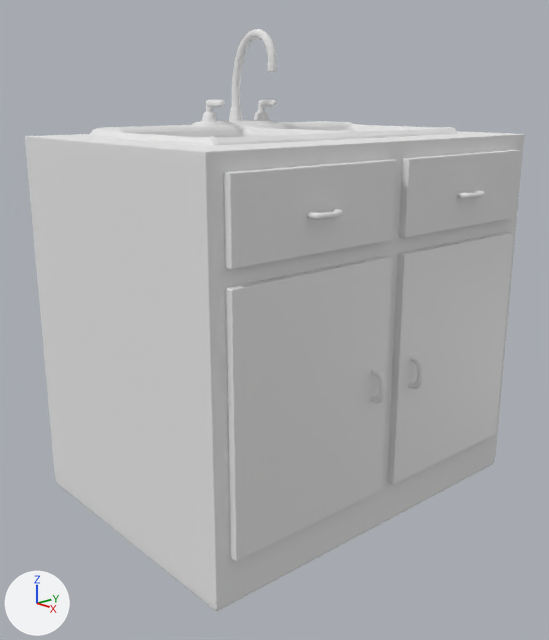
The Blender file Assets/Blend Files/sink.blend as it was, and as the next commit left it.
Camera for both pictures: a 50 mm lens placed at (3.95, -3.54, 3.64), pointed at (0.08, -0.14, 2.14). Every picture has the same lights, and +X, +Y and +Z are marked at lower left.
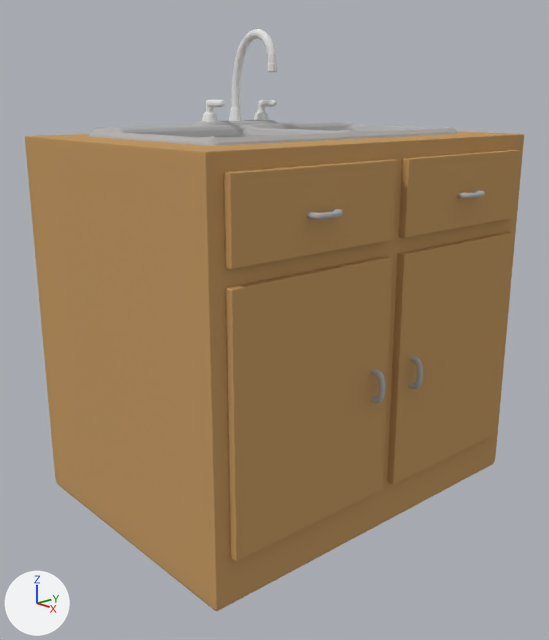
Boxes (x1, y1, x2, y2) around the edits, measured in the pictures (549 x 640 px):
'Cube', recoloured
    both: (25, 131, 524, 611)
'Cube.001', recoloured
    both: (225, 256, 392, 561)
'Cube.002', recoloured
    both: (387, 232, 514, 484)
'Cube.003', recoloured (white to grey)
    both: (88, 120, 458, 146)

Edits to the bpy script that builds the scene:
```text
Add mat_bodymat:
    mat_bodymat = diffuse_material('bodyMat')
    mat_bodymat.base_color = (0.549, 0.324, 0.132)  # orange #c49a66
Add mat_sinkmat:
    mat_sinkmat = diffuse_material('sinkMat')
    mat_sinkmat.base_color = (0.448, 0.448, 0.448)  # grey #b3b3b3
Change me_cube_005:
    where me_cube_005.from_pydata(...)  # 464 vertices, 462 faces; spans x -0.9..0.9, y -1.46..1.46, z 0.25..1.08
    add me_cube_005.materials.append(mat_sinkmat)  # grey #b3b3b3
Change me_cube_002:
    where me_cube_002.from_pydata(...)  # 218 vertices, 216 faces; spans x -1.0..-0.5, y -1.0..11.0, z -14.3..1.0
    add me_cube_002.materials.append(mat_bodymat)  # orange #c49a66
Change me_cube:
    where me_cube.from_pydata(...)  # 1696 vertices, 1694 faces; spans x -1.0..1.05, y -1.38..1.38, z -1.0..1.0
    remove me_cube.materials.append(mat_material)  # white #e7e7e7
    add me_cube.materials.append(mat_bodymat)  # orange #c49a66
Change me_cube_004:
    where me_cube_004.from_pydata(...)  # 218 vertices, 216 faces; spans x -1.0..-0.5, y -1.0..10.8, z -14.3..1.0
    add me_cube_004.materials.append(mat_bodymat)  # orange #c49a66
```
